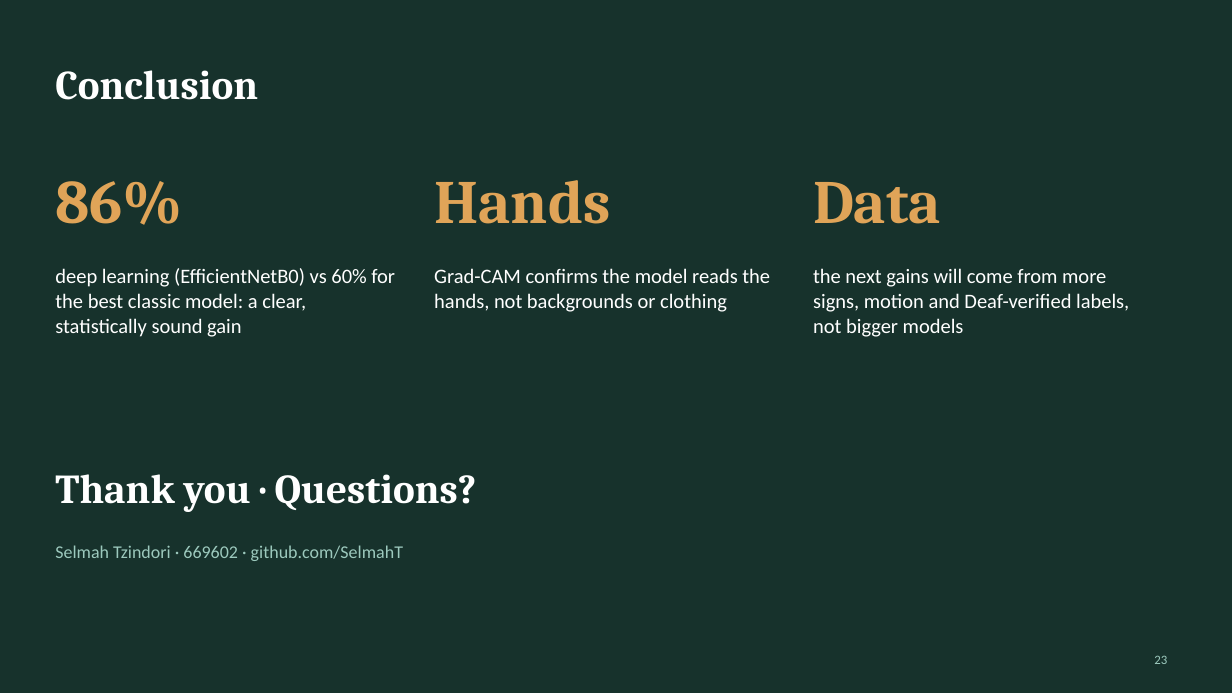
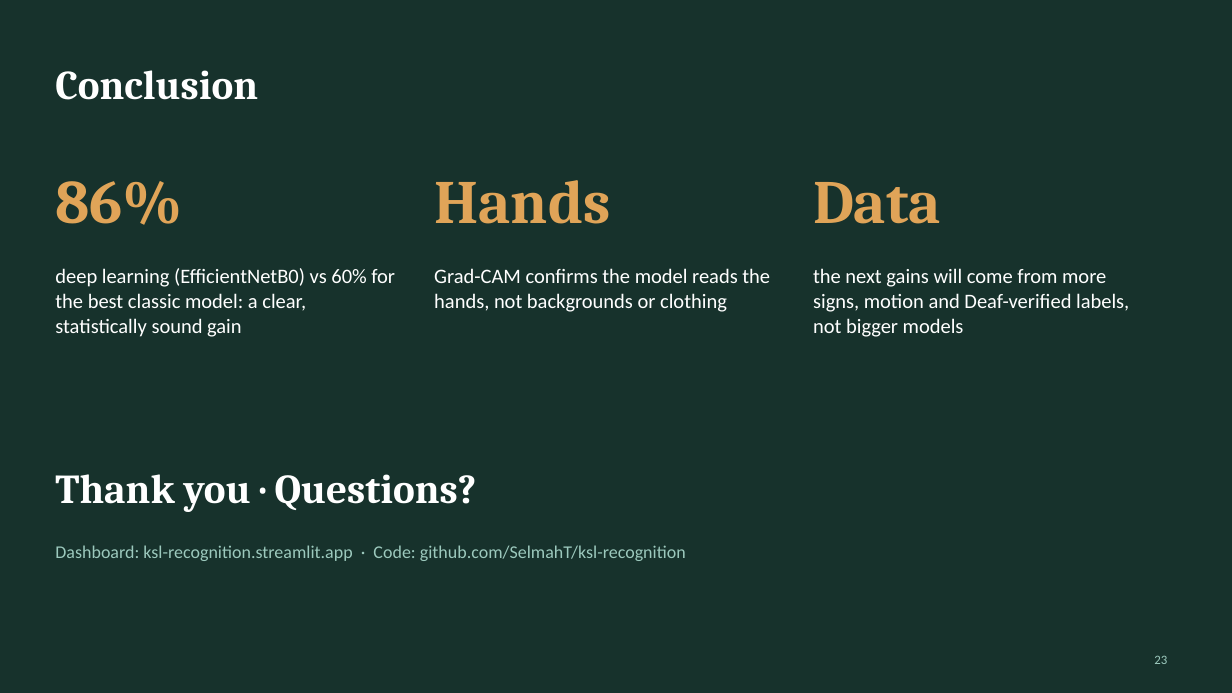
Before and after one commit to SelmahT/ksl-recognition, a slide deck: slide 23 of slides/KSL_Recognition_Presentation_Selmah_Tzindori.pptx. Drawn at 1232x693 pixels with LibreOffice and Linux fonts; fonts in the diff are those of the drawing. Boxes give left, top, right and bottom in pixels: in the first picture for what was removed or moved away, otherwise in the second. Text is boxed around its words. In the diff, an @@ line names an element or a change of style, - is before the commit and + after.

Commit message:
Add live dashboard links to report, slides and README

```diff
--- a/slides/KSL_Recognition_Presentation_Selmah_Tzindori.pptx
+++ b/slides/KSL_Recognition_Presentation_Selmah_Tzindori.pptx
@@ text at bbox=[55, 545, 686, 561]: text changed @@
-Selmah Tzindori · 669602 · github.com/SelmahT
+Dashboard: ksl-recognition.streamlit.app · Code: github.com/SelmahT/ksl-recognition
```
Also in this commit, not shown: 1 other slide changed, 2 other files.
